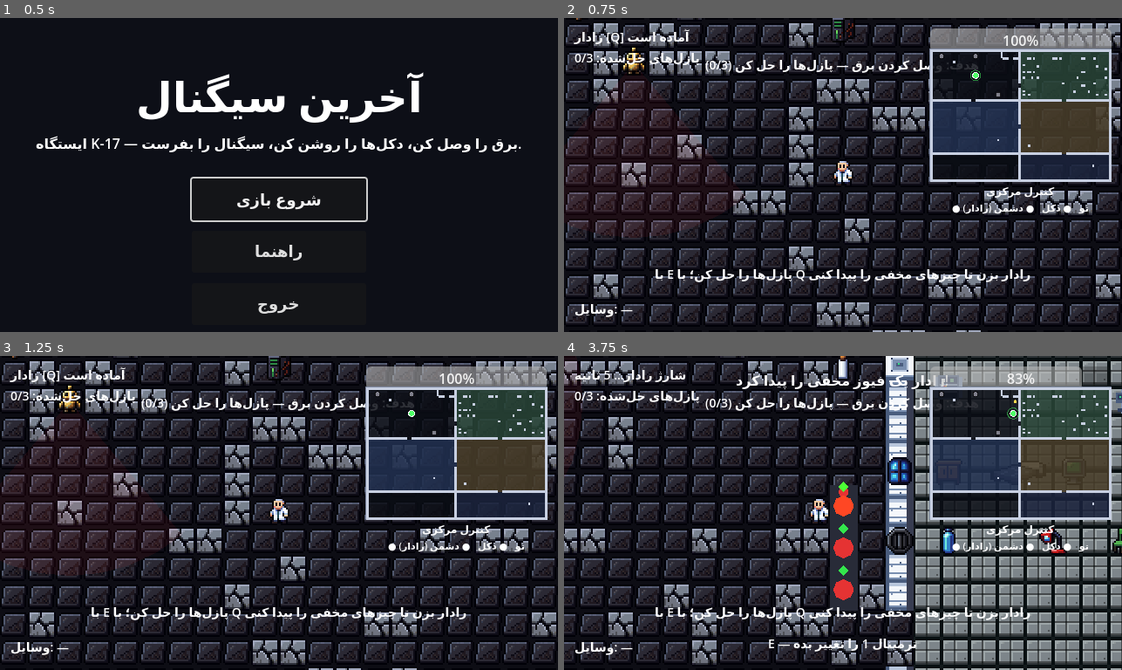
Above: before the commit, frames 1-4 (two rows, left to right).
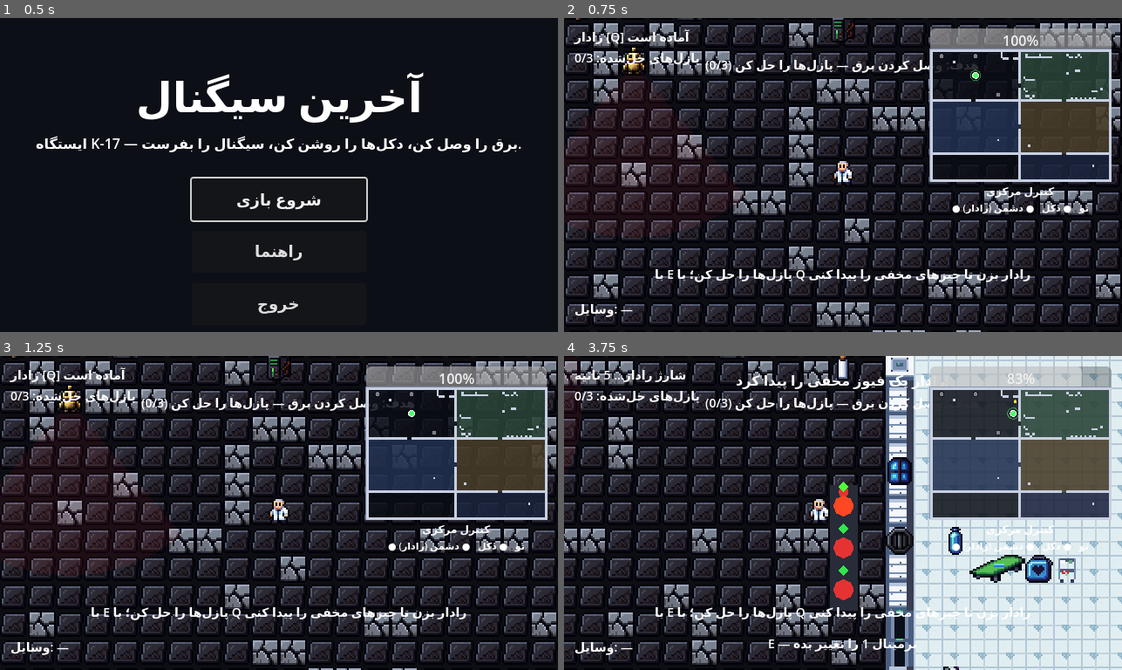
Above: after the commit, the same moments.

Repository: ByteArhkufrda/last-signal
Game: Godot game, scene res://scenes/ui/main_menu.tscn
Two runs of this game, one before a commit and one after it. Both use one fixed random seed, a clock stepped at 60 frames per second and the inputs below.
Inputs (mouse positions are in pixels of both pictures, inside the frame that each line leads up to):
- Up to frame 1 (0.5 s): no input
- Up to frame 2 (0.75 s): click "شروع بازی" at 0.5 s
- Up to frame 3 (1.25 s): no input
- Up to frame 4 (3.75 s): tap Enter at 1.25 s; move the mouse to (965, 497) at 1.27 s; hold D (move_right) 1.28-2 s; tap E (interact) at 1.35, 3.05 s; click (965, 497) at 1.42 s; drag from (731, 528) to (608, 513) at 2.02 s; move the mouse to (898, 443) at 2.77 s; hold D (move_right) 2.78-3.5 s; tap Q (radar_pulse) at 2.85 s; drag from (815, 575) to (675, 465) at 3.52 s

Frame 1 is identical in both runs. In frame 2, 0.2% of the frame differs, in the area x 82-98%, y 11-26%; in frame 3, 0.2%; in frame 4, 26%, in the area x 57-100%, y 0-100%.

Commit message:
Clinic redesign: zone the Medical Wing like a real hospital (2026-11-23)
Ward (4 beds + bedside tables + monitors + privacy curtains) north,
exam area (exam bed, lamp, monitor, sink, infusion pump) north-east,
emergency (stretcher, defibrillator, cart, wheelchair, oxygen) by the
west entry, pharmacy (cabinets, shelf, medical fridge, open cabinet)
along the south wall, doctor's office south-east, storage south-west.
Open double doors (door_open) on both exits. 37 solid props, all
validated: no overlaps, entry corridor + scanner line of sight clear,
all zones reachable from spawn (flood fill, 778 tiles).
4 new sprites from Angais/pixel-art-atlas-1.4m (CC0): sink_ceramic
(row 4928), wheelchair (429), curtain_privacy (707), fridge_medical
(6622); .import files generated; manifest updated (87 sprites).
Floor: uniform light tile is atlas index 4 (brightest, most uniform);
index 0 was dark grey — corrected after a visual check of the render.
LevelData.PROP_SOLID_RECTS updated to the new world rects; tests
updated (new prop names, MedBedStandard position, uniform-floor
assert). test_runner 680/680, test_rooms 336/336, both play scenes
0 error lines.

Diff:
--- a/scripts/levels/floor_builder.gd
+++ b/scripts/levels/floor_builder.gd
@@ -11,9 +11,9 @@
 ## agree cell for cell.
 
 ## The whole hospital floor is one uniform tile (2026-11-23):
-## the plain light tile (index 0) of the medical atlas — one
+## the plain light tile (index 4) of the medical atlas — one
 ## big block across the whole wing, no per-cell variation.
-const MED_FLOOR_TILE := Vector2i(0, 0)
+const MED_FLOOR_TILE := Vector2i(4, 0)
 
 static var _rolls: PackedFloat32Array = PackedFloat32Array()
 
--- a/scripts/levels/level_data.gd
+++ b/scripts/levels/level_data.gd
@@ -99,17 +99,22 @@
 
 ## Solid props (crates + the yard dish) as 16x16 rects, for the nav grid.
 const PROP_SOLID_RECTS := [
-	Rect2(1112, 292, 16, 16), Rect2(472, 632, 16, 16), Rect2(692, 672, 16, 16),
+	Rect2(472, 632, 16, 16), Rect2(692, 672, 16, 16),
 	Rect2(1142, 812, 16, 16),
-	# Medical Wing (pack sprites, 2026-11-15).
-	Rect2(684, 56, 32, 16), Rect2(864, 56, 32, 16), Rect2(1064, 56, 32, 16),
-	Rect2(684, 152, 32, 16), Rect2(1064, 152, 32, 16), Rect2(1064, 248, 32, 16),
-	Rect2(724, 56, 16, 16), Rect2(724, 152, 16, 16), Rect2(912, 56, 16, 16),
-	Rect2(652, 152, 16, 16), Rect2(652, 104, 16, 16), Rect2(652, 192, 16, 16),
-	Rect2(652, 288, 16, 16), Rect2(652, 312, 16, 16), Rect2(692, 312, 16, 16),
-	Rect2(712, 192, 16, 16), Rect2(752, 192, 16, 16), Rect2(752, 112, 16, 16),
-	Rect2(1232, 192, 16, 16), Rect2(1232, 132, 16, 16), Rect2(1172, 112, 16, 16),
-	Rect2(1152, 56, 16, 16), Rect2(1232, 312, 16, 16), Rect2(1152, 232, 16, 16),
-	Rect2(1012, 292, 16, 16), Rect2(1032, 192, 16, 16), Rect2(932, 232, 16, 16),
-	Rect2(1172, 312, 16, 16),
+	# Medical Wing — clinic redesign (2026-11-23): ward, exam,
+	# emergency, pharmacy, office, storage, center. World coords
+	# (local + (640, 0)); must match the room's prop_solid_rects().
+	Rect2(656, 192, 16, 16), Rect2(656, 272, 16, 16), Rect2(672, 32, 16, 16),
+	Rect2(672, 48, 32, 16), Rect2(672, 208, 32, 16), Rect2(672, 288, 16, 16),
+	Rect2(672, 320, 16, 16), Rect2(688, 320, 16, 16), Rect2(704, 48, 16, 16),
+	Rect2(704, 208, 16, 16), Rect2(704, 336, 16, 16), Rect2(720, 48, 32, 16),
+	Rect2(720, 208, 16, 16), Rect2(720, 320, 16, 16), Rect2(752, 48, 16, 16),
+	Rect2(768, 32, 16, 16), Rect2(768, 48, 32, 16), Rect2(800, 48, 16, 16),
+	Rect2(816, 48, 32, 16), Rect2(848, 48, 16, 16), Rect2(960, 32, 16, 16),
+	Rect2(960, 160, 16, 16), Rect2(976, 48, 32, 16), Rect2(992, 336, 16, 16),
+	Rect2(1024, 48, 16, 16), Rect2(1024, 144, 16, 16), Rect2(1024, 336, 16, 16),
+	Rect2(1040, 32, 16, 16), Rect2(1040, 144, 16, 16), Rect2(1056, 48, 16, 16),
+	Rect2(1056, 336, 16, 16), Rect2(1088, 336, 16, 16), Rect2(1120, 336, 16, 16),
+	Rect2(1136, 288, 32, 16), Rect2(1152, 336, 16, 16), Rect2(1168, 288, 16, 16),
+	Rect2(1200, 272, 16, 16),
 ]
--- a/scripts/levels/medical_data.gd
+++ b/scripts/levels/medical_data.gd
@@ -72,6 +72,13 @@
 	"spark": "res://assets/sprites/medical-wing/spark.png",
 	"flashlight": "res://assets/sprites/medical-wing/flashlight.png",
 	"note_doctor": "res://assets/sprites/medical-wing/note_doctor.png",
+	"sink_ceramic": "res://assets/sprites/medical-wing/sink_ceramic.png",
+	"wheelchair": "res://assets/sprites/medical-wing/wheelchair.png",
+	"curtain_privacy": "res://assets/sprites/medical-wing/curtain_privacy.png",
+	"fridge_medical": "res://assets/sprites/medical-wing/fridge_medical.png",
+	"door_open": "res://assets/sprites/medical-wing/door_open.png",
+	"door_frame": "res://assets/sprites/medical-wing/door_frame.png",
+	"door_closed": "res://assets/sprites/medical-wing/door_closed.png",
 }
 
 
--- a/scripts/levels/rooms/command_center/command_center.gd
+++ b/scripts/levels/rooms/command_center/command_center.gd
@@ -18,7 +18,7 @@
 const FLOOR_RNG_SEED := 17
 const MED_FLOOR_TEXTURE_PATH := "res://assets/sprites/environment/floor_medical_atlas.png"
 const MED_RECT_TILES := Rect2i(40, 0, 40, 23)
-const MED_FLOOR_TILE := Vector2i(0, 0)
+const MED_FLOOR_TILE := Vector2i(4, 0)
 const WALL_TEXTURE: Texture2D = preload("res://assets/sprites/environment/wall_metal.png")
 const CONSOLE_SCENE: PackedScene = preload("res://scenes/levels/rooms/command_center/console_command_center.tscn")
 
--- a/scripts/levels/rooms/communications/communications.gd
+++ b/scripts/levels/rooms/communications/communications.gd
@@ -18,7 +18,7 @@
 const FLOOR_RNG_SEED := 17
 const MED_FLOOR_TEXTURE_PATH := "res://assets/sprites/environment/floor_medical_atlas.png"
 const MED_RECT_TILES := Rect2i(40, 0, 40, 23)
-const MED_FLOOR_TILE := Vector2i(0, 0)
+const MED_FLOOR_TILE := Vector2i(4, 0)
 const WALL_TEXTURE: Texture2D = preload("res://assets/sprites/environment/wall_metal.png")
 const CONSOLE_SCENE: PackedScene = preload("res://scenes/levels/rooms/communications/console_communications.tscn")
 
--- a/scripts/levels/rooms/engine_room/engine_room.gd
+++ b/scripts/levels/rooms/engine_room/engine_room.gd
@@ -18,7 +18,7 @@
 const FLOOR_RNG_SEED := 17
 const MED_FLOOR_TEXTURE_PATH := "res://assets/sprites/environment/floor_medical_atlas.png"
 const MED_RECT_TILES := Rect2i(40, 0, 40, 23)
-const MED_FLOOR_TILE := Vector2i(0, 0)
+const MED_FLOOR_TILE := Vector2i(4, 0)
 const WALL_TEXTURE: Texture2D = preload("res://assets/sprites/environment/wall_metal.png")
 const CONSOLE_SCENE: PackedScene = preload("res://scenes/levels/rooms/engine_room/console_engine_room.tscn")
 
--- a/scripts/levels/rooms/laboratory/laboratory.gd
+++ b/scripts/levels/rooms/laboratory/laboratory.gd
@@ -18,7 +18,7 @@
 const FLOOR_RNG_SEED := 17
 const MED_FLOOR_TEXTURE_PATH := "res://assets/sprites/environment/floor_medical_atlas.png"
 const MED_RECT_TILES := Rect2i(40, 0, 40, 23)
-const MED_FLOOR_TILE := Vector2i(0, 0)
+const MED_FLOOR_TILE := Vector2i(4, 0)
 const WALL_TEXTURE: Texture2D = preload("res://assets/sprites/environment/wall_metal.png")
 const CONSOLE_SCENE: PackedScene = preload("res://scenes/levels/rooms/laboratory/console_laboratory.tscn")
 
--- a/scripts/levels/rooms/medical_wing/medical_wing.gd
+++ b/scripts/levels/rooms/medical_wing/medical_wing.gd
@@ -18,7 +18,7 @@
 const FLOOR_RNG_SEED := 17
 const MED_FLOOR_TEXTURE_PATH := "res://assets/sprites/environment/floor_medical_atlas.png"
 const MED_RECT_TILES := Rect2i(40, 0, 40, 23)
-const MED_FLOOR_TILE := Vector2i(0, 0)
+const MED_FLOOR_TILE := Vector2i(4, 0)
 const WALL_TEXTURE: Texture2D = preload("res://assets/sprites/environment/wall_metal.png")
 const CONSOLE_SCENE: PackedScene = preload("res://scenes/levels/rooms/medical_wing/console_medical_wing.tscn")
 const MED_WALL_H_TEXTURE: Texture2D = preload("res://assets/sprites/medical-wing/wall_h.png")
@@ -84,6 +84,13 @@
 	"spark": "res://assets/sprites/medical-wing/spark.png",
 	"flashlight": "res://assets/sprites/medical-wing/flashlight.png",
 	"note_doctor": "res://assets/sprites/medical-wing/note_doctor.png",
+	"sink_ceramic": "res://assets/sprites/medical-wing/sink_ceramic.png",
+	"wheelchair": "res://assets/sprites/medical-wing/wheelchair.png",
+	"curtain_privacy": "res://assets/sprites/medical-wing/curtain_privacy.png",
+	"fridge_medical": "res://assets/sprites/medical-wing/fridge_medical.png",
+	"door_open": "res://assets/sprites/medical-wing/door_open.png",
+	"door_frame": "res://assets/sprites/medical-wing/door_frame.png",
+	"door_closed": "res://assets/sprites/medical-wing/door_closed.png",
 }
 
 ## Last Signal — Medical Wing room (medical_wing), split from
@@ -110,7 +117,7 @@
 	_build_tint()
 	_build_zone()
 	_add_area_console(Vector2(120, 80), "گزارش پزشکی: بعد از تمرین شیوع بیماری، این بخش بسته شد. آذوقه کم است.", "monitor_vitals")
-	_add_prop(preload("res://assets/sprites/props/crate.png"), Vector2(480, 300))
+	_add_prop(preload("res://assets/sprites/props/crate.png"), Vector2(40, 296))
 	_add_decor(preload("res://assets/sprites/props/control_panel.png"), Vector2(60, 340))
 	_add_decor(preload("res://assets/sprites/props/riveted_panel.png"), Vector2(600, 80))
 	_build_medical_props()
@@ -137,16 +144,50 @@
 ## medical furniture plus the crate, whose centre is (480, 300)).
 func prop_solid_rects() -> Array[Rect2]:
 	return [
-		Rect2(44, 56, 32, 16), Rect2(224, 56, 32, 16), Rect2(424, 56, 32, 16),
-		Rect2(44, 152, 32, 16), Rect2(424, 152, 32, 16), Rect2(424, 248, 32, 16),
-		Rect2(84, 56, 16, 16), Rect2(84, 152, 16, 16), Rect2(272, 56, 16, 16),
-		Rect2(12, 152, 16, 16), Rect2(12, 104, 16, 16), Rect2(12, 192, 16, 16),
-		Rect2(12, 288, 16, 16), Rect2(12, 312, 16, 16), Rect2(52, 312, 16, 16),
-		Rect2(72, 192, 16, 16), Rect2(112, 192, 16, 16), Rect2(112, 112, 16, 16),
-		Rect2(592, 192, 16, 16), Rect2(592, 132, 16, 16), Rect2(532, 112, 16, 16),
-		Rect2(512, 56, 16, 16), Rect2(592, 312, 16, 16), Rect2(512, 232, 16, 16),
-		Rect2(372, 292, 16, 16), Rect2(392, 192, 16, 16), Rect2(292, 232, 16, 16),
-		Rect2(532, 312, 16, 16), Rect2(472, 292, 16, 16),
+		# Ward — four beds along the north wall, bedside tables in the 1-tile gaps, monitors above
+		Rect2(32, 48, 32, 16),
+		Rect2(80, 48, 32, 16),
+		Rect2(128, 48, 32, 16),
+		Rect2(176, 48, 32, 16),
+		Rect2(64, 48, 16, 16),
+		Rect2(112, 48, 16, 16),
+		Rect2(160, 48, 16, 16),
+		Rect2(208, 48, 16, 16),
+		Rect2(32, 32, 16, 16),
+		Rect2(128, 32, 16, 16),
+		# Exam — exam bed, lamp, monitor, sink and infusion pump
+		Rect2(336, 48, 32, 16),
+		Rect2(384, 48, 16, 16),
+		Rect2(320, 32, 16, 16),
+		Rect2(400, 32, 16, 16),
+		Rect2(416, 48, 16, 16),
+		# Emergency — stretcher, defibrillator and cart by the west entry; wheelchair parked by the door
+		Rect2(32, 208, 32, 16),
+		Rect2(64, 208, 16, 16),
+		Rect2(80, 208, 16, 16),
+		Rect2(16, 272, 16, 16),
+		Rect2(16, 192, 16, 16),
+		# Pharmacy — medicine cabinets, shelf and medical fridge along the south wall
+		Rect2(352, 336, 16, 16),
+		Rect2(384, 336, 16, 16),
+		Rect2(416, 336, 16, 16),
+		Rect2(448, 336, 16, 16),
+		Rect2(480, 336, 16, 16),
+		Rect2(512, 336, 16, 16),
+		# Doctor's office — desk, chair and side table (south-east)
+		Rect2(496, 288, 32, 16),
+		Rect2(528, 288, 16, 16),
+		Rect2(560, 272, 16, 16),
+		# Storage — supply boxes, oxygen, waste bin, worn cabinet (south-west)
+		Rect2(32, 320, 16, 16),
+		Rect2(48, 320, 16, 16),
+		Rect2(80, 320, 16, 16),
+		Rect2(64, 336, 16, 16),
+		# Center — waiting side table and chairs, trolley
+		Rect2(384, 144, 16, 16),
+		Rect2(400, 144, 16, 16),
+		Rect2(320, 160, 16, 16),
+		Rect2(32, 288, 16, 16),  # crate (props/crate.png)
 	]
 
 
@@ -171,44 +212,73 @@
 	]
 
 
-## Medical Wing furnishing (pack sprites, 2026-11-15). Solid props get
-## a physics body + a prop_solid_rects() entry (nav grid); wall decor and
-## small floor clutter are plain sprites. Nothing solid is placed in
-## either doorway approach, in the entry corridor (y 240-272, x 0-160)
-## or on the scanner's line of sight (x=260, y 120-200).
+## Medical Wing furnishing — clinic redesign (2026-11-23): zones are
+## ward (4 beds north), exam (north-east), emergency (west, by the
+## entry), pharmacy (south wall), doctor's office (south-east) and
+## storage (south-west); doors are open double doors on both exits.
+## Solid props get a physics body + a prop_solid_rects() entry (nav
+## grid); wall decor and small floor clutter are plain sprites.
+## Nothing solid is placed in either doorway approach, in the entry
+## corridor (y 240-272, x 0-160) or on the scanner's line of sight
+## (x=260, y 120-200). Beds are 2x1 tiles with 1-tile gaps; main
+## circulation stays 2 tiles wide.
 func _build_medical_props() -> void:
-	# Ward row along the north edge: three beds, an exam bed, monitors.
-	_add_prop(_med_texture("bed_standard"), Vector2(60, 64), Vector2(32, 16), "MedBedStandard")
-	_add_prop(_med_texture("bed_empty"), Vector2(240, 64), Vector2(32, 16), "MedBedEmpty")
-	_add_prop(_med_texture("exam_bed"), Vector2(440, 64), Vector2(32, 16), "MedExamBed")
-	_add_prop(_med_texture("bedside_table"), Vector2(92, 64), Vector2(16, 16), "MedBedsideTable")
-	_add_prop(_med_texture("monitor_heart"), Vector2(280, 64), Vector2(16, 16), "MedMonitorHeart")
-	_add_prop(_med_texture("defibrillator"), Vector2(520, 64), Vector2(16, 16), "MedDefibrillator")
-	# West column: the disorganized bed, cabinets, oxygen, IV.
-	_add_prop(_med_texture("bed_disorganized"), Vector2(60, 160), Vector2(32, 16), "MedBedDisorganized")
-	_add_prop(_med_texture("monitor_vitals"), Vector2(92, 160), Vector2(16, 16), "MedMonitorVitals")
-	_add_prop(_med_texture("cabinet_open"), Vector2(20, 112), Vector2(16, 16), "MedCabinetOpen")
-	_add_prop(_med_texture("cabinet_closed"), Vector2(20, 160), Vector2(16, 16), "MedCabinetClosed")
-	_add_prop(_med_texture("oxygen_cylinder"), Vector2(20, 200), Vector2(16, 16), "MedOxygen")
-	_add_prop(_med_texture("iv_stand"), Vector2(20, 296), Vector2(16, 16), "MedIvStand")
-	_add_prop(_med_texture("cabinet_storage"), Vector2(20, 320), Vector2(16, 16), "MedCabinetStorage")
-	_add_prop(_med_texture("cabinet_medicine"), Vector2(60, 320), Vector2(16, 16), "MedCabinetMedicine")
-	# Center: lamp, chairs, infusion pump, side table.
-	_add_prop(_med_texture("exam_lamp"), Vector2(80, 200), Vector2(16, 16), "MedExamLamp")
-	_add_prop(_med_texture("chair_rolling"), Vector2(120, 200), Vector2(16, 16), "MedChairRolling")
-	_add_prop(_med_texture("infusion_pump"), Vector2(120, 120), Vector2(16, 16), "MedInfusionPump")
-	_add_prop(_med_texture("side_table"), Vector2(300, 240), Vector2(16, 16), "MedSideTable")
-	_add_prop(_med_texture("chair_office"), Vector2(400, 200), Vector2(16, 16), "MedChairOffice")
-	# East side: stretcher, doctor's desk, trolley, cart, shelf, boxes.
-	_add_prop(_med_texture("stretcher"), Vector2(440, 160), Vector2(32, 16), "MedStretcher")
-	_add_prop(_med_texture("desk_doctor"), Vector2(440, 256), Vector2(32, 16), "MedDeskDoctor")
-	_add_prop(_med_texture("trolley"), Vector2(520, 240), Vector2(16, 16), "MedTrolley")
-	_add_prop(_med_texture("cart_emergency"), Vector2(380, 300), Vector2(16, 16), "MedCartEmergency")
-	_add_prop(_med_texture("shelf_medicine"), Vector2(600, 200), Vector2(16, 16), "MedShelfMedicine")
-	_add_prop(_med_texture("oxygen_unit"), Vector2(600, 140), Vector2(16, 16), "MedOxygenUnit")
-	_add_prop(_med_texture("supply_boxes"), Vector2(540, 120), Vector2(16, 16), "MedSupplyBoxes")
-	_add_prop(_med_texture("waste_bin"), Vector2(600, 320), Vector2(16, 16), "MedWasteBin")
-	_add_prop(_med_texture("cabinet_worn"), Vector2(540, 320), Vector2(16, 16), "MedCabinetWorn")
+	# Ward — four beds along the north wall, bedside tables in the 1-tile gaps, monitors above
+	_add_prop(_med_texture("bed_standard"), Vector2(48, 56), Vector2(32, 16), "MedBedStandard")
+	_add_prop(_med_texture("bed_empty"), Vector2(96, 56), Vector2(32, 16), "MedBedEmpty")
+	_add_prop(_med_texture("bed_standard"), Vector2(144, 56), Vector2(32, 16), "MedBed3")
+	_add_prop(_med_texture("bed_disorganized"), Vector2(192, 56), Vector2(32, 16), "MedBedDisorganized")
+	_add_prop(_med_texture("bedside_table"), Vector2(72, 56), Vector2(16, 16), "MedBedside1")
+	_add_prop(_med_texture("bedside_table"), Vector2(120, 56), Vector2(16, 16), "MedBedside2")
+	_add_prop(_med_texture("bedside_table"), Vector2(168, 56), Vector2(16, 16), "MedBedside3")
+	_add_prop(_med_texture("bedside_table"), Vector2(216, 56), Vector2(16, 16), "MedBedside4")
+	_add_prop(_med_texture("monitor_vitals"), Vector2(40, 40), Vector2(16, 16), "MedMonitorWard1")
+	_add_prop(_med_texture("monitor_heart"), Vector2(136, 40), Vector2(16, 16), "MedMonitorWard2")
+
+	# Exam — exam bed, lamp, monitor, sink and infusion pump
+	_add_prop(_med_texture("exam_bed"), Vector2(352, 56), Vector2(32, 16), "MedExamBed")
+	_add_prop(_med_texture("exam_lamp"), Vector2(392, 56), Vector2(16, 16), "MedExamLamp")
+	_add_prop(_med_texture("monitor_heart"), Vector2(328, 40), Vector2(16, 16), "MedMonitorExam")
+	_add_prop(_med_texture("sink_ceramic"), Vector2(408, 40), Vector2(16, 16), "MedSink")
+	_add_prop(_med_texture("infusion_pump"), Vector2(424, 56), Vector2(16, 16), "MedInfusionPump")
+
+	# Emergency — stretcher, defibrillator and cart by the west entry; wheelchair parked by the door
+	_add_prop(_med_texture("stretcher"), Vector2(48, 216), Vector2(32, 16), "MedStretcher")
+	_add_prop(_med_texture("defibrillator"), Vector2(72, 216), Vector2(16, 16), "MedDefibrillator")
+	_add_prop(_med_texture("cart_emergency"), Vector2(88, 216), Vector2(16, 16), "MedCartEmergency")
+	_add_prop(_med_texture("wheelchair"), Vector2(24, 280), Vector2(16, 16), "MedWheelchair")
+	_add_prop(_med_texture("oxygen_cylinder"), Vector2(24, 200), Vector2(16, 16), "MedOxygenCyl")
+
+	# Pharmacy — medicine cabinets, shelf and medical fridge along the south wall
+	_add_prop(_med_texture("cabinet_medicine"), Vector2(360, 344), Vector2(16, 16), "MedCabinetMedicine")
+	_add_prop(_med_texture("shelf_medicine"), Vector2(392, 344), Vector2(16, 16), "MedShelfMedicine")
+	_add_prop(_med_texture("cabinet_storage"), Vector2(424, 344), Vector2(16, 16), "MedCabinetStorage")
+	_add_prop(_med_texture("fridge_medical"), Vector2(456, 344), Vector2(16, 16), "MedFridge")
+	_add_prop(_med_texture("cabinet_closed"), Vector2(488, 344), Vector2(16, 16), "MedCabinetClosed")
+	_add_prop(_med_texture("cabinet_open"), Vector2(520, 344), Vector2(16, 16), "MedCabinetOpen")
+
+	# Doctor's office — desk, chair and side table (south-east)
+	_add_prop(_med_texture("desk_doctor"), Vector2(512, 296), Vector2(32, 16), "MedDeskDoctor")
+	_add_prop(_med_texture("chair_office"), Vector2(536, 296), Vector2(16, 16), "MedChairOffice")
+	_add_prop(_med_texture("side_table"), Vector2(568, 280), Vector2(16, 16), "MedSideTableOffice")
+
+	# Storage — supply boxes, oxygen, waste bin, worn cabinet (south-west)
+	_add_prop(_med_texture("supply_boxes"), Vector2(40, 328), Vector2(16, 16), "MedSupplyBoxes")
+	_add_prop(_med_texture("oxygen_unit"), Vector2(56, 328), Vector2(16, 16), "MedOxygenUnit")
+	_add_prop(_med_texture("waste_bin"), Vector2(88, 328), Vector2(16, 16), "MedWasteBin")
+	_add_prop(_med_texture("cabinet_worn"), Vector2(72, 344), Vector2(16, 16), "MedCabinetWorn")
+
+	# Center — waiting side table and chairs, trolley
+	_add_prop(_med_texture("side_table"), Vector2(392, 152), Vector2(16, 16), "MedSideTable")
+	_add_prop(_med_texture("chair_rolling"), Vector2(408, 152), Vector2(16, 16), "MedChairRolling")
+	_add_prop(_med_texture("trolley"), Vector2(328, 168), Vector2(16, 16), "MedTrolley")
+
+	# Doors — open double doors on both exits (non-solid decor).
+	_add_med_decor("door_open", Vector2(-8, 248), "MedDoorWestA")
+	_add_med_decor("door_open", Vector2(-8, 264), "MedDoorWestB")
+	_add_med_decor("door_open", Vector2(296, 360), "MedDoorSouthA")
+	_add_med_decor("door_open", Vector2(312, 360), "MedDoorSouthB")
+
 	# Wall decor: west divider, south divider, junctions, east wall.
 	_add_med_decor("clock_wall", Vector2(-8, 40), "MedClock")
 	_add_med_decor("wall_access_panel", Vector2(-8, 100), "MedAccessPanel")
@@ -232,21 +302,21 @@
 	_add_med_decor("light_damaged", Vector2(560, 280), "MedLightDamaged")
 	# Small floor clutter: supplies, papers, storytelling details.
 	_add_med_decor("documents", Vector2(160, 150), "MedDocuments")
-	_add_med_decor("bottles_medicine", Vector2(220, 200), "MedBottles")
-	_add_med_decor("packages_medicine", Vector2(340, 120), "MedPackages")
+	_add_med_decor("bottles_medicine", Vector2(376, 328), "MedBottles")
+	_add_med_decor("packages_medicine", Vector2(440, 328), "MedPackages")
 	_add_med_decor("gloves", Vector2(180, 300), "MedGloves")
 	_add_med_decor("bandages", Vector2(220, 300), "MedBandages")
 	_add_med_decor("syringes", Vector2(260, 300), "MedSyringes")
-	_add_med_decor("tray_instruments", Vector2(300, 300), "MedTray")
-	_add_med_decor("paper_scattered", Vector2(180, 180), "MedPapers")
-	_add_med_decor("chair_fallen", Vector2(320, 160), "MedChairFallen")
+	_add_med_decor("tray_instruments", Vector2(376, 72), "MedTray")
+	_add_med_decor("paper_scattered", Vector2(360, 136), "MedPapers")
+	_add_med_decor("chair_fallen", Vector2(456, 184), "MedChairFallen")
 	_add_med_decor("dust", Vector2(60, 300), "MedDust")
 	_add_med_decor("steam", Vector2(540, 200), "MedSteam")
 	_add_med_decor("spark", Vector2(600, 100), "MedSpark")
-	# The doctor's desk: flashlight + handwritten note on its surface.
-	_add_med_decor("flashlight", Vector2(432, 252), "MedFlashlight")
-	_add_med_decor("note_doctor", Vector2(450, 260), "MedNoteDoctor")
-
+	# The doctor's desk: flashlight, documents and handwritten note on its surface.
+	_add_med_decor("flashlight", Vector2(504, 292), "MedFlashlight")
+	_add_med_decor("documents", Vector2(516, 292), "MedDocumentsDesk")
+	_add_med_decor("note_doctor", Vector2(520, 300), "MedNoteDoctor")
 
 ## Room key, e.g. "command_center". Also the wall-body suffix.
 var room_key: String = ""
@@ -533,8 +603,9 @@
 	source.create_tile(Vector2i.ZERO)
 	source.create_tile(Vector2i(1, 0))
 	tileset.add_source(source)
-	# Medical Wing floor: the pack's 12-tile atlas. Cells outside the
-	# wing keep the old two tiles.
+	# Medical Wing floor: the pack's 12-tile atlas is loaded, but
+	# only its plain tile (index 4) is used — the whole wing is one
+	# uniform block. Cells outside the wing keep the old two tiles.
 	var med_source := TileSetAtlasSource.new()
 	med_source.texture = load(MED_FLOOR_TEXTURE_PATH)
 	med_source.texture_region_size = Vector2i(TILE_SIZE, TILE_SIZE)
--- a/scripts/tests/test_rooms.gd
+++ b/scripts/tests/test_rooms.gd
@@ -63,7 +63,7 @@
 		"offset": Vector2i(40, 0),
 		"spawn": Vector2(64, 256), "target_cell": Vector2i(10, 10),
 		"nodes": {
-			"ScannerRobot": Vector2(260, 120), "MedBedStandard": Vector2(60, 64),
+			"ScannerRobot": Vector2(260, 120), "MedBedStandard": Vector2(48, 56),
 		},
 		"towers": 0, "puzzles": 0, "enemies": 1, "wall_children": 18,
 	},
--- a/scripts/tests/test_runner.gd
+++ b/scripts/tests/test_runner.gd
@@ -1793,9 +1793,9 @@
 			seen[floor_layer.get_cell_atlas_coords(Vector2i(x, y))] = true
 	assert_eq(wrong, 0, "all 920 medical floor cells use the medical atlas")
 	# The whole hospital floor is one uniform tile (2026-11-23): the
-	# plain light tile (0, 0) of the medical atlas — no variation.
+	# plain light tile (4, 0) of the medical atlas — no variation.
 	assert_eq(seen.size(), 1, "medical floor is one uniform tile (got %d)" % seen.size())
-	assert_true(seen.has(Vector2i(0, 0)), "medical floor tile is the plain light tile (0, 0)")
+	assert_true(seen.has(Vector2i(4, 0)), "medical floor tile is the plain light tile (4, 0)")
 	level.queue_free()
 	return true
 
@@ -1814,7 +1814,7 @@
 	var level: Node2D = scene.instantiate()
 	root.add_child(level)
 	await process_frame
-	for node_name in ["MedBedStandard", "MedBedEmpty", "MedExamBed", "MedBedDisorganized", "MedStretcher", "MedDeskDoctor", "MedCabinetOpen", "MedShelfMedicine", "MedFlashlight", "MedNoteDoctor", "MedWindowObservation", "MedCornerSW", "MedCornerSE"]:
+	for node_name in ["MedBedStandard", "MedBedEmpty", "MedBed3", "MedExamBed", "MedBedDisorganized", "MedStretcher", "MedDeskDoctor", "MedCabinetOpen", "MedShelfMedicine", "MedSink", "MedFridge", "MedWheelchair", "MedFlashlight", "MedNoteDoctor", "MedWindowObservation", "MedCornerSW", "MedCornerSE"]:
 		assert_true(level.get_node_or_null(node_name) != null, "medical prop placed: " + node_name)
 	var monitor_tex: Texture2D = load("res://assets/sprites/medical-wing/monitor_vitals.png")
 	var found := false
Binary file added: assets/sprites/medical-wing/curtain_privacy.png
Not shown, added: assets/sprites/medical-wing/curtain_privacy.png.import
Binary file added: assets/sprites/medical-wing/fridge_medical.png
Not shown, added: assets/sprites/medical-wing/fridge_medical.png.import
Not shown, changed: assets/sprites/medical-wing/manifest.json
Binary file added: assets/sprites/medical-wing/sink_ceramic.png
Not shown, added: assets/sprites/medical-wing/sink_ceramic.png.import
Binary file added: assets/sprites/medical-wing/wheelchair.png
Not shown, added: assets/sprites/medical-wing/wheelchair.png.import
Not shown, added: docs/room-play-shots/laboratory.png.import
Not shown, added: docs/room-play-shots/laboratory_closeup.png.import
Not shown, added: docs/room-play-shots/medical_wing.png.import
(and 60 more such lines)
